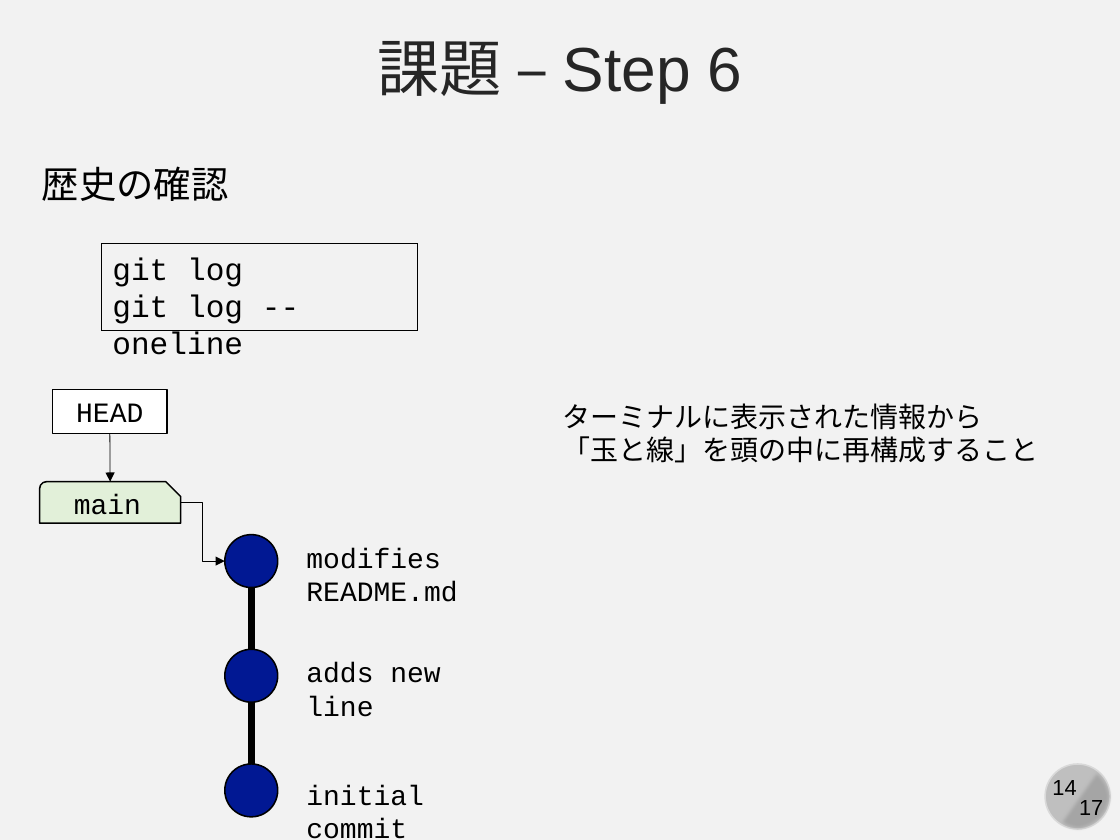
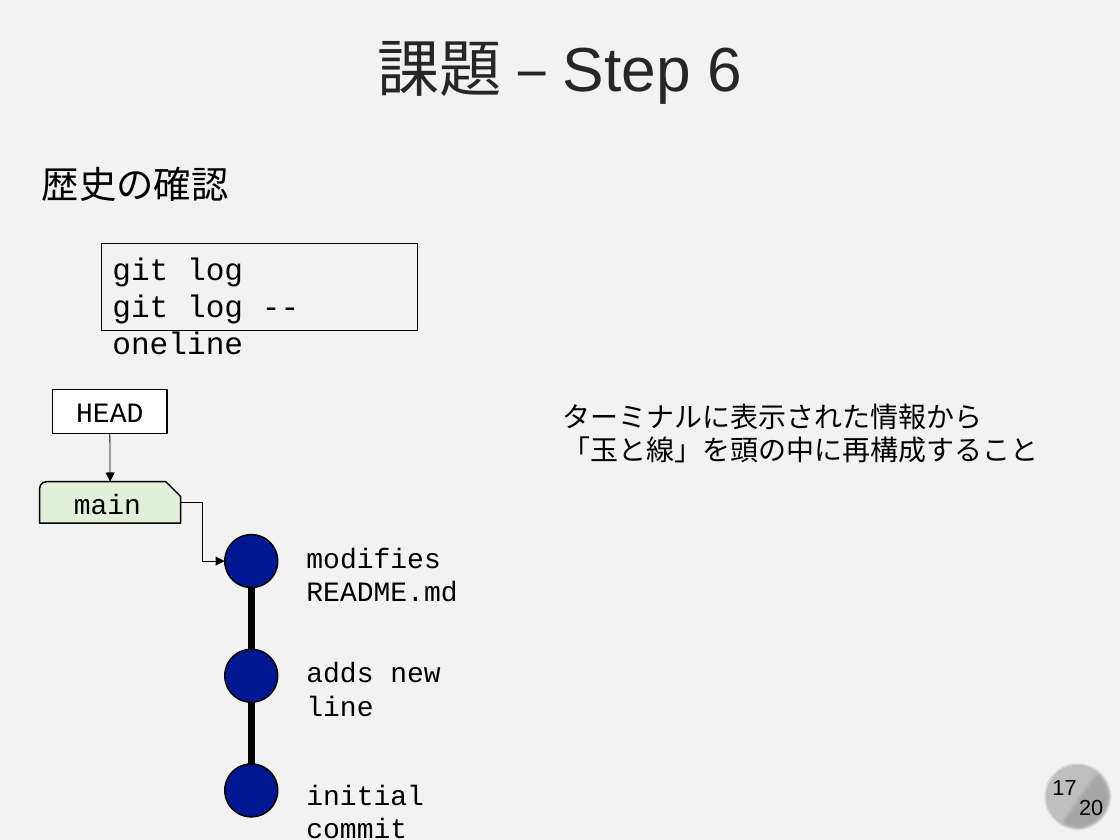
Before and after one commit to kaityo256/github, a slide deck: slide 17 of practice_basic/fig/slide.pptx (slide 14 before the commit). Drawn at 1120x840 pixels with LibreOffice and Linux fonts; fonts in the diff are those of the drawing. Boxes give left, top, right and bottom in pixels: in the first picture for what was removed or moved away, otherwise in the second. Text is boxed around its words. In the diff, an @@ line names an element or a change of style, - is before the commit and + after.

```diff
--- a/practice_basic/fig/slide.pptx
+++ b/practice_basic/fig/slide.pptx
@@ page number rewrapped from box(1079, 800, 1103, 820) to box(1052, 780, 1076, 795) @@
@@ page number removed at box(1052, 780, 1076, 795) @@
-14
@@ text added at box(1079, 800, 1103, 820), 14 pt, text #000000 @@
+20
```
Also in this commit, not shown: 16 other slides changed, 3 slides added.
